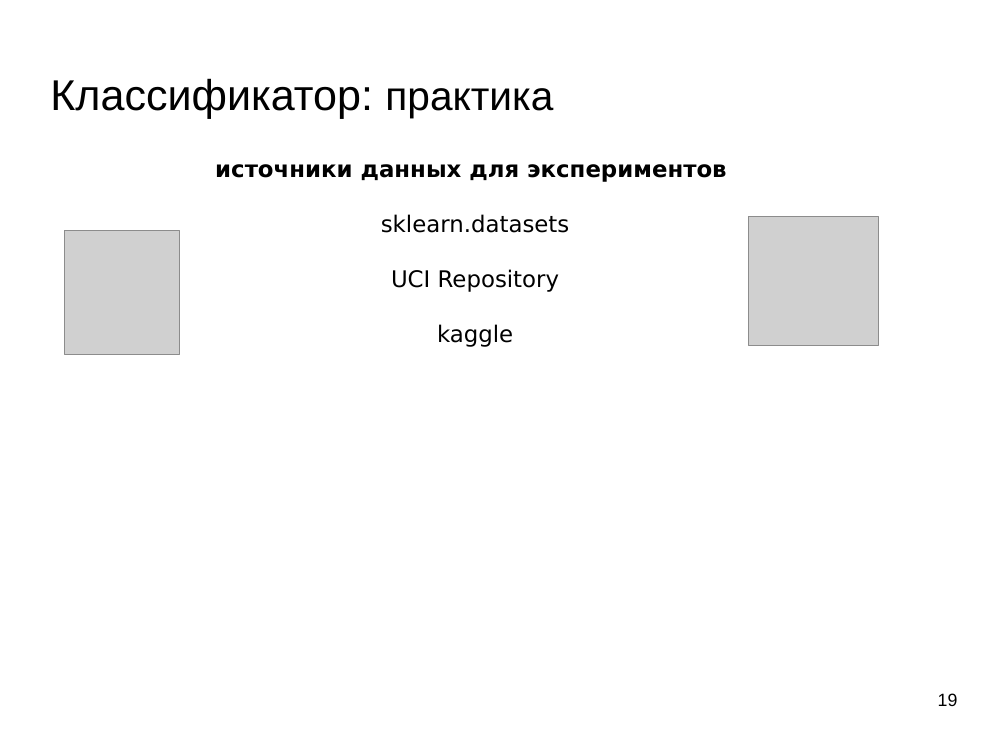
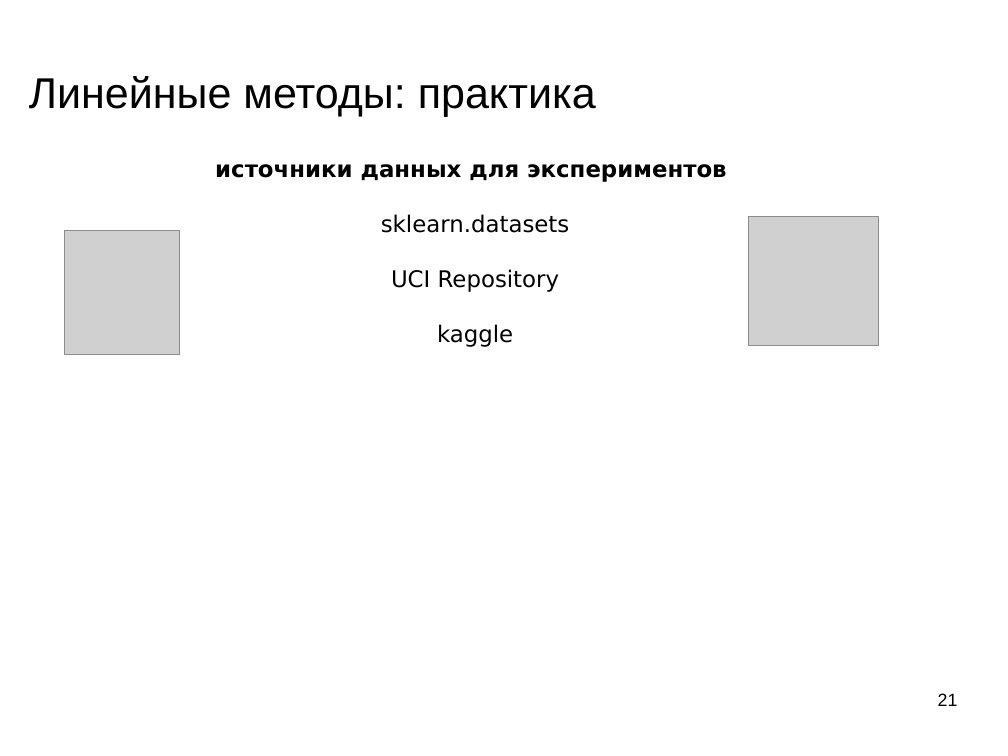
Before and after one commit to mechanoid5/ml_lectorium_legacy, a slide deck: slide 21 of 09-linear.odp (slide 19 before the commit). Drawn at 1008x756 pixels with LibreOffice and Linux fonts; fonts in the diff are those of the drawing; grey boxes stand for pictures; background and template pictures are left out. Boxes give left, top, right and bottom in pixels: in the first picture for what was removed or moved away, otherwise in the second. Text is boxed around its words. In the diff, an @@ line names an element or a change of style, - is before the commit and + after.

```diff
--- a/09-linear.odp
+++ b/09-linear.odp
@@ title at (x1=29, y1=76, x2=596, y2=116): text changed @@
-Классификатор: практика
+Линейные методы: практика
@@ page number at (x1=938, y1=693, x2=958, y2=706): text changed @@
-19
+21
```
Also in this commit, not shown: 4 other slides changed, 4 slides added, 2 slides removed, 5 other files.
